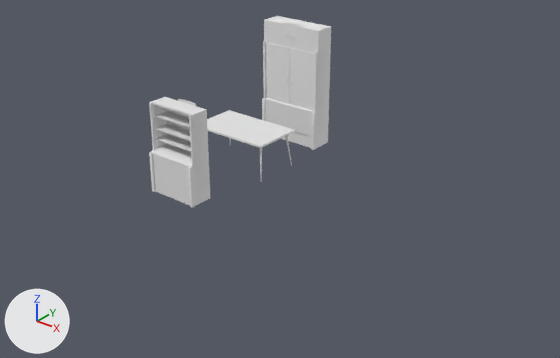
Two versions of the OBJ model historically-accurate-game-jam-13/Assets/removeforexport/furniture.obj, one commit apart.
The view is the same before and after, from a 50 mm camera at (10.91, -12.33, 7.55) aimed at (2.39, -1.68, 0.94). Every picture has the same lights, and +X, +Y and +Z are marked at lower left. The first picture is the older version. Where no turn or scale is listed for an object, it has been applied to the vertices.

The scene before the commit, as lines of its bpy script (objects in view):
```python
me_chair = bpy.data.meshes.new('chair')
me_chair.from_pydata(...)  # 350 vertices, 316 faces; spans x -2.308..-1.692, y -0.276..0.293, z -0.001..1.0
me_chair.materials.append(mat_furniture)  # white #e7e7e7
me_cuboard = bpy.data.meshes.new('cuboard')
me_cuboard.from_pydata(...)  # 152 vertices, 132 faces; spans x -0.6..0.6, y -2.35..-1.8, z 0.0..2.0
me_cuboard.materials.append(mat_furniture)  # white #e7e7e7
me_cuboard1 = bpy.data.meshes.new('cuboard1')
me_cuboard1.from_pydata(...)  # 336 vertices, 311 faces; spans x -0.8..0.8, y 1.6..2.2, z 0.0..2.9
me_cuboard1.materials.append(mat_furniture)  # white #e7e7e7
me_tabletop = bpy.data.meshes.new('tabletop')
me_tabletop.from_pydata(...)  # a box spanning x -1.0..1.0, y -0.6..0.6, z 0.85..0.89
me_tabletop.materials.append(mat_furniture)  # white #e7e7e7
ob_chair = bpy.data.objects.new('chair', me_chair)
ob_chair.location = (0.0, 0.0, 0.0)
ob_cuboard = bpy.data.objects.new('cuboard', me_cuboard)
ob_cuboard.location = (0.0, 0.0, 0.0)
ob_cuboard1 = bpy.data.objects.new('cuboard1', me_cuboard1)
ob_cuboard1.location = (0.0, 0.0, 0.0)
ob_tabletop = bpy.data.objects.new('tabletop', me_tabletop)
ob_tabletop.location = (0.0, 0.0, 0.0)
```
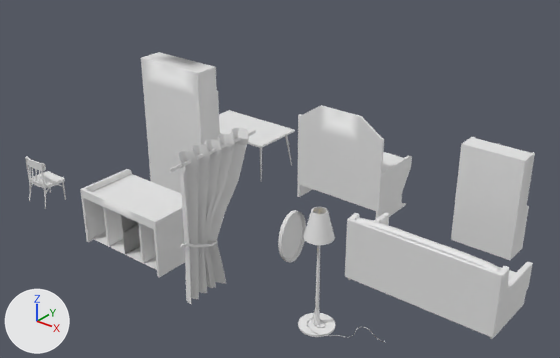
The newer file is also turned or shifted as a whole; pictures and numbers use the older file's frame.

Boxes (x1, y1, x2, y2) around the edits, measured in the pictures (560 x 358 px):
'couchbase', added: after (345, 212, 533, 339)
'studytable', added: after (297, 105, 412, 218)
'Cube.003', added: after (451, 137, 535, 260)
'cuboard1', deleted: before (262, 16, 331, 150)
'dresser', added: after (80, 169, 185, 277)
'Cube.004', added: after (141, 52, 220, 194)
'Plane', added: after (169, 128, 256, 305)
'cuboard', deleted: before (149, 97, 211, 207)
'lamp', added: after (298, 207, 336, 337)
'painting', added: after (278, 210, 306, 263)
'couchtop', added: after (356, 218, 516, 281)
'chair', moved, turned (mostly hidden before): before (178, 99, 196, 106); after (25, 156, 66, 209)
'lampedge.001', added: after (307, 307, 384, 342)

The change, as a diff of the scene's bpy script:
```diff
--- a/historically-accurate-game-jam-13/Assets/removeforexport/furniture.obj.py
+++ b/historically-accurate-game-jam-13/Assets/removeforexport/furniture.obj.py
@@ me_chair @@
-me_chair.from_pydata(...)  # 350 vertices, 316 faces; spans x -2.308..-1.692, y -0.276..0.293, z -0.001..1.0
+me_chair.from_pydata(...)  # 350 vertices, 316 faces; spans x -2.308..-1.692, y -4.293..-3.724, z -0.001..1.0
+# me_chair part 1: the whole mesh is turned 180 degrees about the z axis through its middle, then moved by (0.0, -4.017, 0.0)
 me_chair.materials.append(mat_furniture)
@@ ob_cuboard @@
-ob_cuboard = bpy.data.objects.new('cuboard', me_cuboard)
@@ ob_cuboard1 @@
-ob_cuboard1 = bpy.data.objects.new('cuboard1', me_cuboard1)
@@ ob_studytable @@
+ob_studytable = bpy.data.objects.new('studytable', me_studytable)  # 204 vertices, 183 faces; spans x -1.0..1.0, y 1.4..2.6, z 0.0..2.17; in mat_furniture (white #e7e7e7)
+ob_studytable.location = (3.0, -2.0, 0.0)
@@ ob_plane @@
+ob_plane = bpy.data.objects.new('Plane', me_plane)  # 518 vertices, 515 faces; spans x -0.27..0.08, y -3.0..-1.0, z -0.05..2.67; in mat_furniture (white #e7e7e7)
+ob_plane.location = (3.0, -2.0, 0.0)
@@ ob_painting @@
+ob_painting = bpy.data.objects.new('painting', me_painting)  # 101 vertices, 100 faces; spans x -0.097..-0.004, y -0.389..0.389, z -0.544..0.544; in mat_furniture (white #e7e7e7)
+ob_painting.location = (3.0, -2.0, 0.0)
@@ ob_lampedge_001 @@
+ob_lampedge_001 = bpy.data.objects.new('lampedge.001', me_lampedge_001)  # 876 vertices, 864 faces; spans x 1.86..3.089, y -2.229..-1.55, z -0.005..0.392; in mat_furniture (white #e7e7e7)
+ob_lampedge_001.location = (3.0, -2.0, 0.0)
@@ ob_lamp @@
+ob_lamp = bpy.data.objects.new('lamp', me_lamp)  # 409 vertices, 385 faces; spans x 1.7..2.3, y -2.3..-1.7, z 0.0..2.09; in mat_furniture (white #e7e7e7), mat_lightbulb (white #e7e7e7, glowing yellow #ffd500)
+ob_lamp.location = (3.0, -2.0, 0.0)
@@ ob_dresser @@
+ob_dresser = bpy.data.objects.new('dresser', me_dresser)  # 322 vertices, 294 faces, 1 loose edge; spans x -3.0..-1.0, y -2.6..-1.4, z 0.0..1.12; in mat_furniture (white #e7e7e7)
+ob_dresser.location = (3.0, -2.0, 0.0)
@@ ob_cube_004 @@
+ob_cube_004 = bpy.data.objects.new('Cube.004', me_cube_004)  # 336 vertices, 311 faces; spans x -3.8..-2.2, y -0.2..0.4, z 0.0..2.9; in mat_furniture (white #e7e7e7)
+ob_cube_004.location = (3.0, -2.0, 0.0)
@@ ob_cube_003 @@
+ob_cube_003 = bpy.data.objects.new('Cube.003', me_cube_003)  # 152 vertices, 132 faces; spans x 2.4..3.6, y 1.8..2.35, z 0.0..2.0; in mat_furniture (white #e7e7e7)
+ob_cube_003.location = (3.0, -2.0, 0.0)
@@ ob_couchtop @@
+ob_couchtop = bpy.data.objects.new('couchtop', me_couchtop)  # 147 vertices, 128 faces; spans x 1.7..4.3, y -0.58..0.64, z 0.25..1.28; in mat_furniture (white #e7e7e7)
+ob_couchtop.location = (3.0, -2.0, 0.0)
@@ ob_couchbase @@
+ob_couchbase = bpy.data.objects.new('couchbase', me_couchbase)  # 212 vertices, 208 faces; spans x 1.6..4.4, y -0.65..0.63, z 0.0..1.26; in mat_furniture (white #e7e7e7)
+ob_couchbase.location = (3.0, -2.0, 0.0)
```
